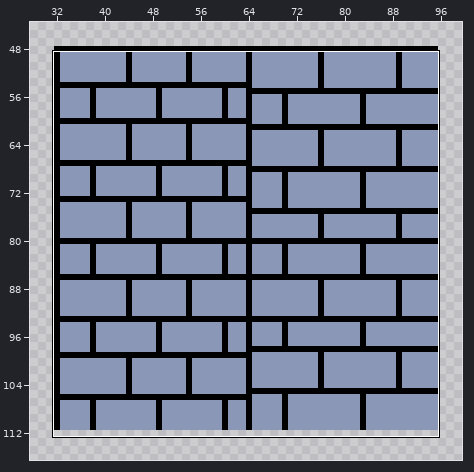
Two versions of one pixel-art file, Assets/Sprites/OverWorld/Indoor/TowerTiles.aseprite. Above: a wide view before the commit, with the close-up outlined.
Close-up. Before the commit:
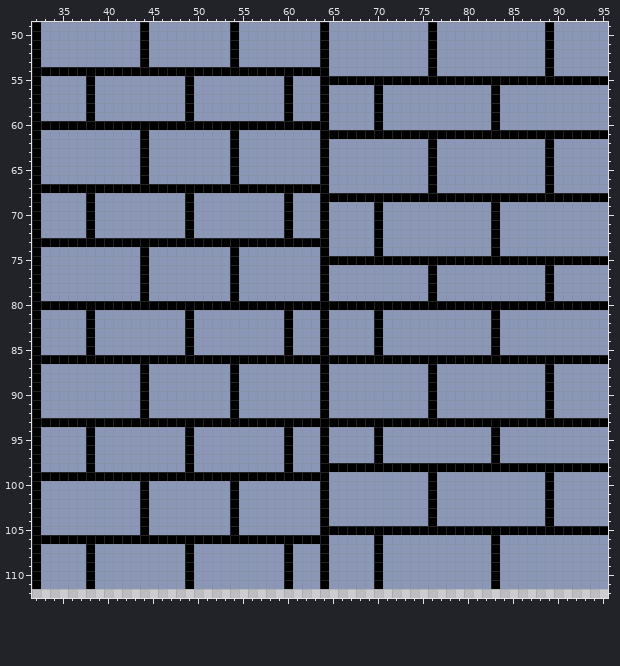
128x128 pixels, 1 frame. Shown: x 32..95, y 49..112. The wide view leaves out empty margins.
Now the later version:
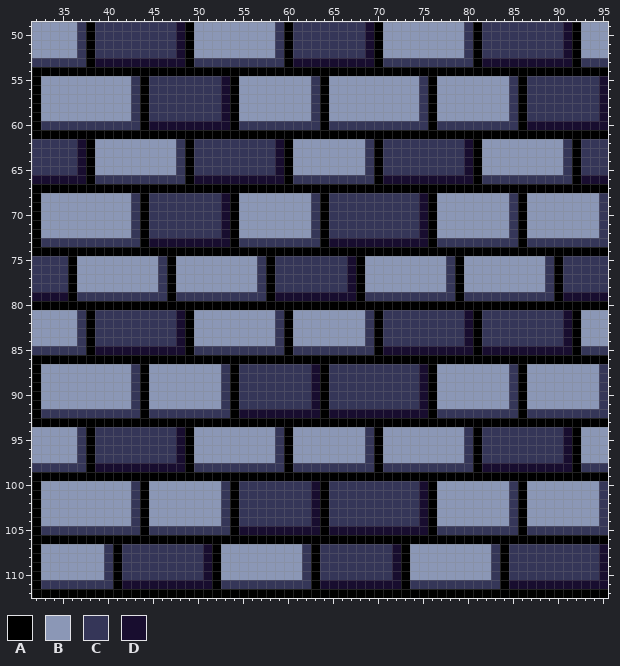
Palette (. is transparent): A #000000  B #8b97b6  C #353658  D #180d2f
What changed:
Changed rows in their new state; - is an unchanged pixel.
first column x 32:
 49 B----CACCCCCCCCCDA----B----CACCCCCCCCDA-----B---CACCCCCCCCCDA---
 50 B----CACCCCCCCCCDA----B----CACCCCCCCCDA-----B---CACCCCCCCCCDA---
 51 B----CACCCCCCCCCDA----B----CACCCCCCCCDA-----B---CACCCCCCCCCDA---
 52 B----CACCCCCCCCCDA----B----CACCCCCCCCDA-----B---CACCCCCCCCCDA---
 53 CCCCCCADDDDDDDDDDACCCCCCCCCCADDDDDDDDDACCCCCCCCCCADDDDDDDDDDACCC
 54 ---------------------------------AAAAAAAAAAA-AAAAAAAAAAAA-AAAAAA
 55 ------B----CACCCCCCCCDA-----B--C-BBBBBBBBBBC-BBBBBBBBC-CCCCCCCCD
 56 ------B----CACCCCCCCCDA-----B--C------B----CA------B-CACCCCCCCCD
 57 ------B----CACCCCCCCCDA-----B--C------B----CA------B-CACCCCCCCCD
 58 ------B----CACCCCCCCCDA-----B--C------B----CA------B-CACCCCCCCCD
 59 ------B----CACCCCCCCCDA-----B--C------B----CA------B-CACCCCCCCCD
 60 -CCCCCCCCCCC-DDDDDDDDD-CCCCCCCCC-CCCCCCCCCCCACCCCCCCCCADDDDDDDDD
 61 -AAAAAAAAAAA-AAAAAAAAA-AAAAAAAAA--------------------------------
 62 CCCCCDA-----B---CACCCCCCCCCDA---B----CACCCCCCCCCDA-------B-CACCC
 63 CCCCCDA-----B---CACCCCCCCCCDA---B----CACCCCCCCCCDA-------B-CACCC
 64 CCCCCDA-----B---CACCCCCCCCCDA---B----CACCCCCCCCCDA-------B-CACCC
 65 CCCCCDA-----B---CACCCCCCCCCDA---B----CACCCCCCCCCDA-------B-CACCC
 66 DDDDDDACCCCCCCCCCADDDDDDDDDDACCCCCCCCCADDDDDDDDDDACCCCCCCCCCADDD
 67 ---------------------------------AAAAAAAAAAA-AAAAAAAAAAAA-AAAAAA
 68 ------B----CACCCCCCCCDA-----B--C-CCCCCCCCCCD-BBBBBBBBC-BBBBBBBBC
 69 ------B----CACCCCCCCCDA-----B--C-CCCCCCCCCCDA------B-CA--------C
 70 ------B----CACCCCCCCCDA-----B--C-CCCCCCCCCCDA------B-CA--------C
 71 ------B----CACCCCCCCCDA-----B--C-CCCCCCCCCCDA------B-CA--------C
 72 ------B----CACCCCCCCCDA-----B--C-CCCCCCCCCCDA------B-CA--------C
 73 -CCCCCCCCCCC-DDDDDDDDD-CCCCCCCCC-DDDDDDDDDDDACCCCCCCCCACCCCCCCCC
 74 -AAAAAAAAAAA-AAAAAAAAA-AAAAAAAAA-AAAAA-AAAAAAAAAAAA-AAAAAAAAAAAA
 75 CCCCA-------B-CA------B--CACCCCCCCCD-BBBBBBBBBC-BBBBBBBBBC-CCCCC
 76 CCCCA-------B-CA------B--CACCCCCCCCDA-------B-CA---------CACCCCC
 77 CCCCA-------B-CA------B--CACCCCCCCCDA-------B-CA---------CACCCCC
 78 CCCCA-------B-CA------B--CACCCCCCCCDA-------B-CA---------CACCCCC
 79 DDDDACCCCCCCCCCACCCCCCCCCCADDDDDDDDDACCCCCCCCCCACCCCCCCCCCADDDDD
 81 B----C-CCCCCCCCCD----------C----B----C-CCCCCCCCCDACCCCCCCCCDA---
 82 B----C-CCCCCCCCCD----------C----B----C-CCCCCCCCCDACCCCCCCCCDA---
 83 B----C-CCCCCCCCCD----------C----B----C-CCCCCCCCCDACCCCCCCCCDA---
 84 B----C-CCCCCCCCCD----------C----B----C-CCCCCCCCCDACCCCCCCCCDA---
 85 CCCCCC-DDDDDDDDDD-CCCCCCCCCC-CCCCCCCCC-DDDDDDDDDDADDDDDDDDDDACCC
 87 -----------C---------C-CCCCCCCCD-CCCCCCCCCCD---------CA--B-----C
 88 -----------C---------C-CCCCCCCCD-CCCCCCCCCCD---------CA--B-----C
 89 -----------C---------C-CCCCCCCCD-CCCCCCCCCCD---------CA--B-----C
 90 -----------C---------C-CCCCCCCCD-CCCCCCCCCCD---------CA--B-----C
 91 -----------C---------C-CCCCCCCCD-CCCCCCCCCCD---------CA--B-----C
 92 -CCCCCCCCCCC-CCCCCCCCC-DDDDDDDDD-DDDDDDDDDDD-CCCCCCCCCACCCCCCCCC
 94 B----C-CCCCCCCCCD----------C----B----C----------CACCCCCCCCCDA---
 95 B----C-CCCCCCCCCD----------C----B----C----------CACCCCCCCCCDA---
 96 B----C-CCCCCCCCCD----------C----B----C----------CACCCCCCCCCDA---
 97 B----C-CCCCCCCCCD----------C----B----C----------CACCCCCCCCCDA---
 98 CCCCCC-DDDDDDDDDD-CCCCCCCCCC-CCCCCCCCC-CCCCCCCCCC-DDDDDDDDDD-CCC
 99 ---------------------------------AAAAAAAAAAA-AAAAAAAAAAAA-AAAAAA
100 -----------C---------C-CCCCCCCCD-CCCCCCCCCCD---------CA--B-----C
101 -----------C---------C-CCCCCCCCD-CCCCCCCCCCD---------CA--B-----C
102 -----------C---------C-CCCCCCCCD-CCCCCCCCCCD---------CA--B-----C
103 -----------C---------C-CCCCCCCCD-CCCCCCCCCCD---------CA--B-----C
104 -----------C---------C-CCCCCCCCD-CCCCCCCCCCD---------CA--B-----C
105 -CCCCCCCCCCC-CCCCCCCCC-DDDDDDDDD-DDDDDDDDDDD-CCCCCCCCC-CCCCCCCCC
106 ---------------------------------AAAAA-AAAAAAAAAAAA-AAAAAAAAAAAA
107 ------B-CACCCCCCCCCDA-------B-CACCCCCCCCDA---------CACCCCCCCCCCD
108 ------B-CACCCCCCCCCDA-------B-CACCCCCCCCDA---------CACCCCCCCCCCD
109 ------B-CACCCCCCCCCDA-------B-CACCCCCCCCDA---------CACCCCCCCCCCD
110 ------B-CACCCCCCCCCDA-------B-CACCCCCCCCDA---------CACCCCCCCCCCD
111 -CCCCCCCCADDDDDDDDDDACCCCCCCCCCADDDDDDDDDACCCCCCCCCCADDDDDDDDDDD
112 AAAAAAAAAAAAAAAAAAAAAAAAAAAAAAAAAAAAAAAAAAAAAAAAAAAAAAAAAAAAAAAA
